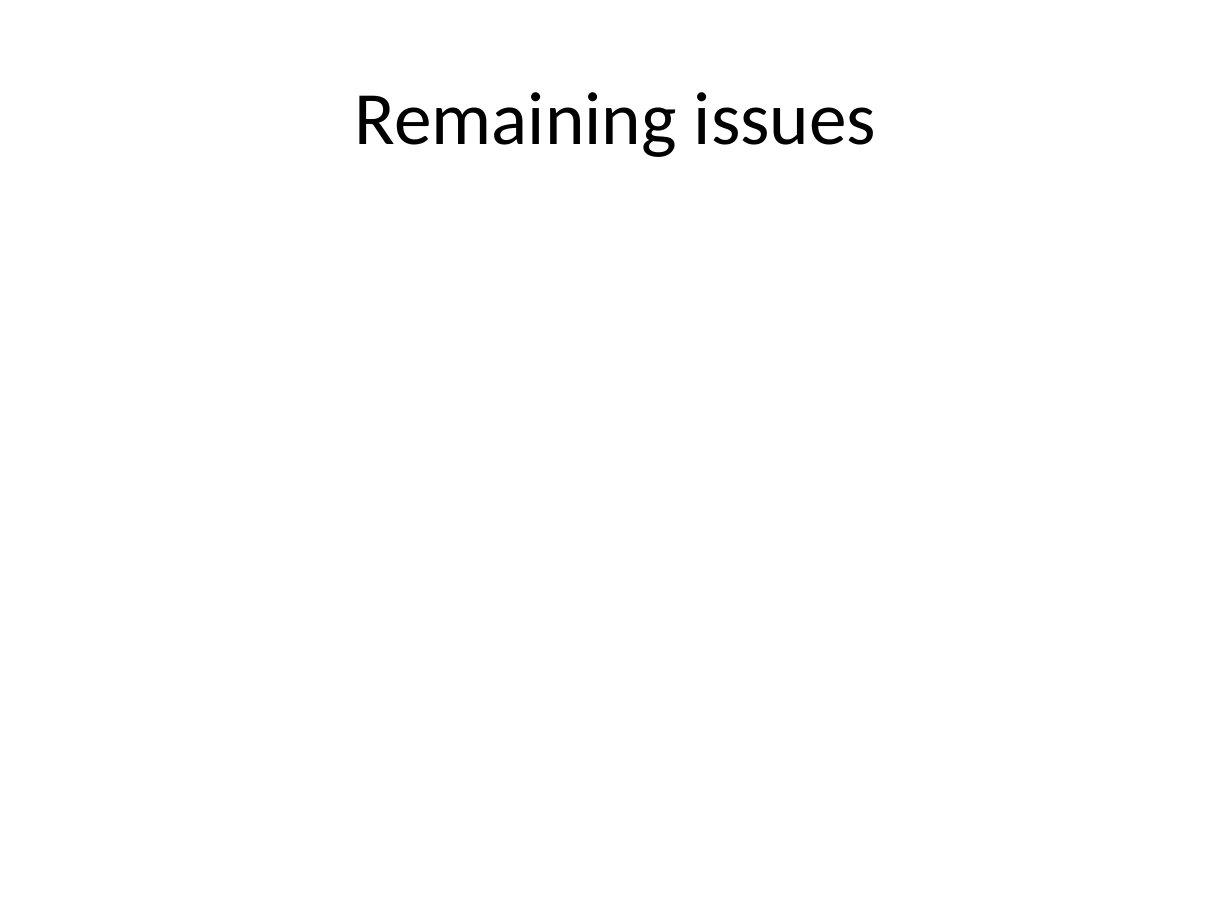
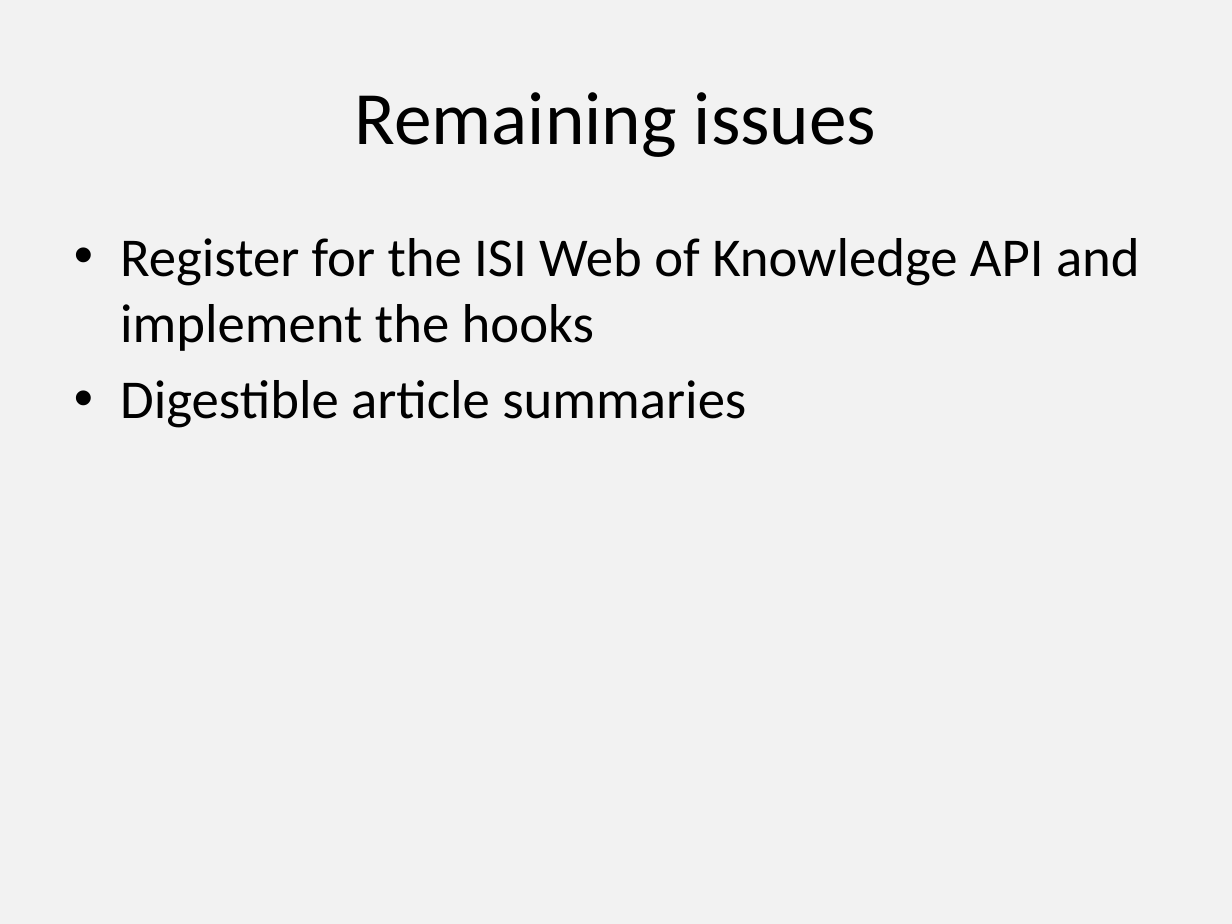
Before and after one commit to lehmannro/validitychecker, a slide deck: slide 12 of slideshare.pptx (slide 8 before the commit). Drawn at 1232x924 pixels with LibreOffice and Linux fonts; fonts in the diff are those of the drawing. Boxes give left, top, right and bottom in pixels: in the first picture for what was removed or moved away, otherwise in the second. Text is boxed around its words. In the diff, an @@ line names an element or a change of style, - is before the commit and + after.

```diff
--- a/slideshare.pptx
+++ b/slideshare.pptx
@@ background #FFFFFF to #F2F2F2 @@
@@ text added at <box>120,238,1140,428</box>, 32 pt, text #000000 @@
+• Register for the ISI Web of Knowledge API and implement the hooks
+• Digestible article summaries
```
Also in this commit, not shown: 5 other slides changed, 7 slides added, 3 slides removed.
